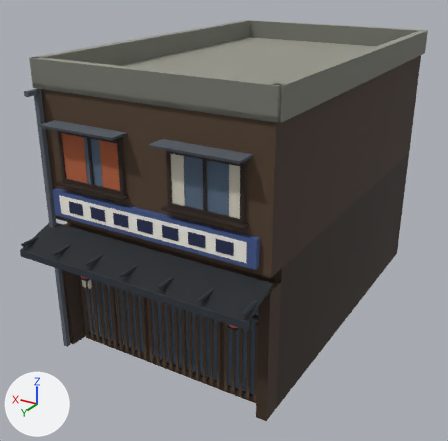
The FBX model Assets/Art/Models/Buildings/Shop_D.fbx as it was, and as the next commit left it.
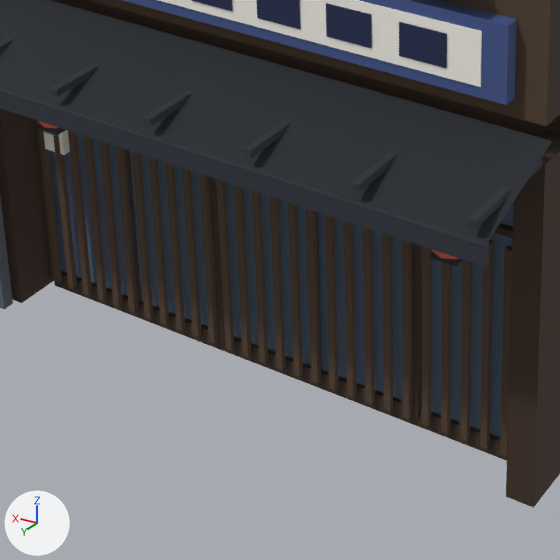
Each version is shown whole from a 50 mm lens placed at (-7.17, 9.03, 8.73), pointed at (0.31, -3.44, 2.5), then close up on the part from 15% to 62% of the width and 52% to 100% of the height. The axes (+X, +Y, +Z) are drawn at lower left. The lights are the same throughout. The first two pictures are the older version. Where no turn or scale is listed for an object, it has been applied to the vertices.

The first close-up shows 'BodyLow.003', 'BodyUp.003', 'Geya.002', 'Lattice', 'LitGlassDim.003', 'Pilasters.003', 'Pipes.008', 'ShopFrame.001', 'SignBand.003', 'SignFace.003', 'SignText.003' and 3 more.
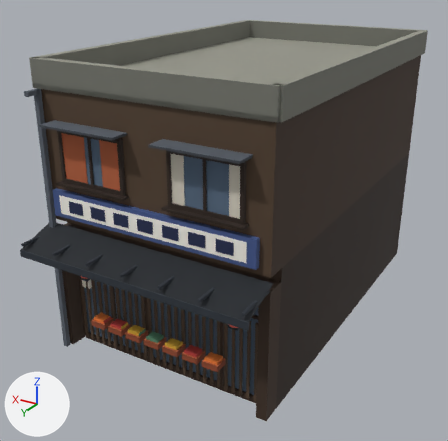
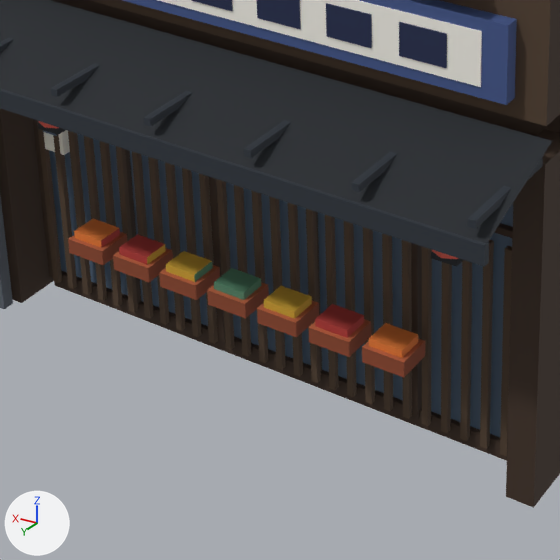
Diff of the bpy script that builds the scene:
```diff
--- a/Assets/Art/Models/Buildings/Shop_D.fbx.py
+++ b/Assets/Art/Models/Buildings/Shop_D.fbx.py
@@ me_goodscrates_003 @@
+me_goodscrates_003.from_pydata(...)  # a box spanning x 1.31..1.69, y -0.16..0.16, z 0.9..1.04; a box spanning x 0.81..1.19, y -0.16..0.16, z 0.9..1.04; a box spanning x 0.31..0.69, y -0.16..0.16, z 0.9..1.04; a box spanning x -0.19..0.19, y -0.16..0.16, z 0.9..1.04; a box spanning x -0.69..-0.31, y -0.16..0.16, z 0.9..1.04; a box spanning x -1.19..-0.81, y -0.16..0.16, z 0.9..1.04; a box spanning x -1.69..-1.31, y -0.16..0.16, z 0.9..1.04
+me_goodscrates_003.materials.append(mat_km_palettemat)  # picture img_km_palette_png
@@ me_goodsproduce_003 @@
+me_goodsproduce_003.from_pydata(...)  # a box spanning x 1.35..1.65, y -0.12..0.12, z 1.03..1.11; a box spanning x 0.85..1.15, y -0.12..0.12, z 1.03..1.11; a box spanning x 0.35..0.65, y -0.12..0.12, z 1.03..1.11; a box spanning x -0.15..0.15, y -0.12..0.12, z 1.03..1.11; a box spanning x -0.65..-0.35, y -0.12..0.12, z 1.03..1.11; a box spanning x -1.15..-0.85, y -0.12..0.12, z 1.03..1.11; a box spanning x -1.65..-1.35, y -0.12..0.12, z 1.03..1.11
+me_goodsproduce_003.materials.append(mat_km_palettemat)  # picture img_km_palette_png
@@ ob_goodscrates_003 @@
+ob_goodscrates_003 = bpy.data.objects.new('GoodsCrates.003', me_goodscrates_003)
+ob_goodscrates_003.location = (0.0, 0.0, 0.0)
@@ ob_goodsproduce_003 @@
+ob_goodsproduce_003 = bpy.data.objects.new('GoodsProduce.003', me_goodsproduce_003)
+ob_goodsproduce_003.location = (0.0, 0.0, 0.0)
```

Changed parts and their boxes (x1, y1, x2, y2) in the close-ups (560 x 560 px):
'GoodsCrates.003', added: after (68, 232, 425, 378)
'GoodsProduce.003', added: after (74, 219, 418, 358)
